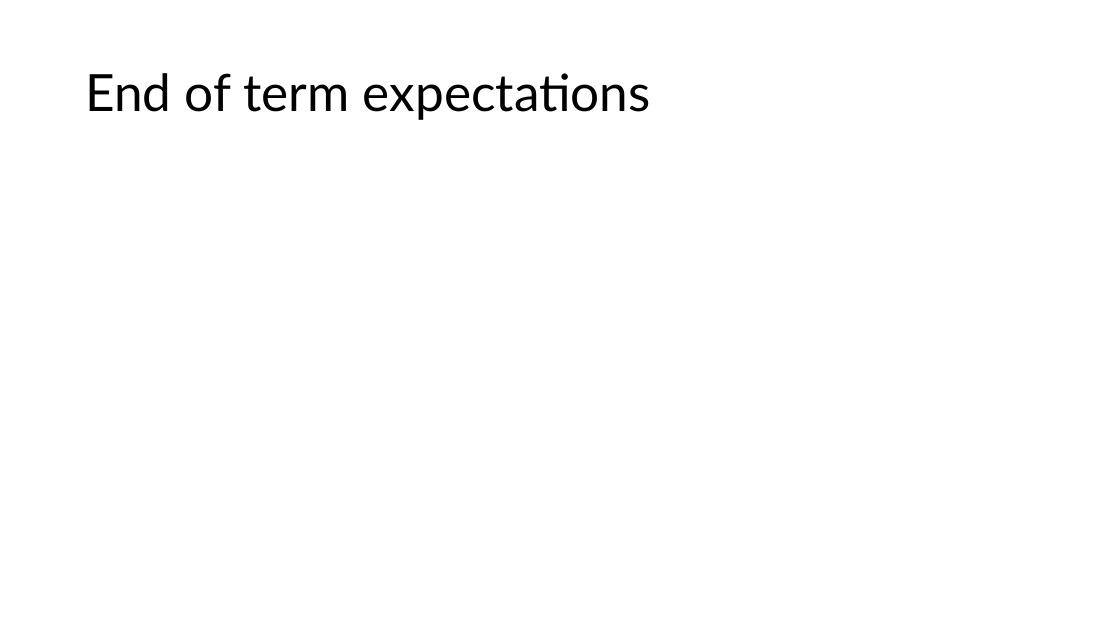
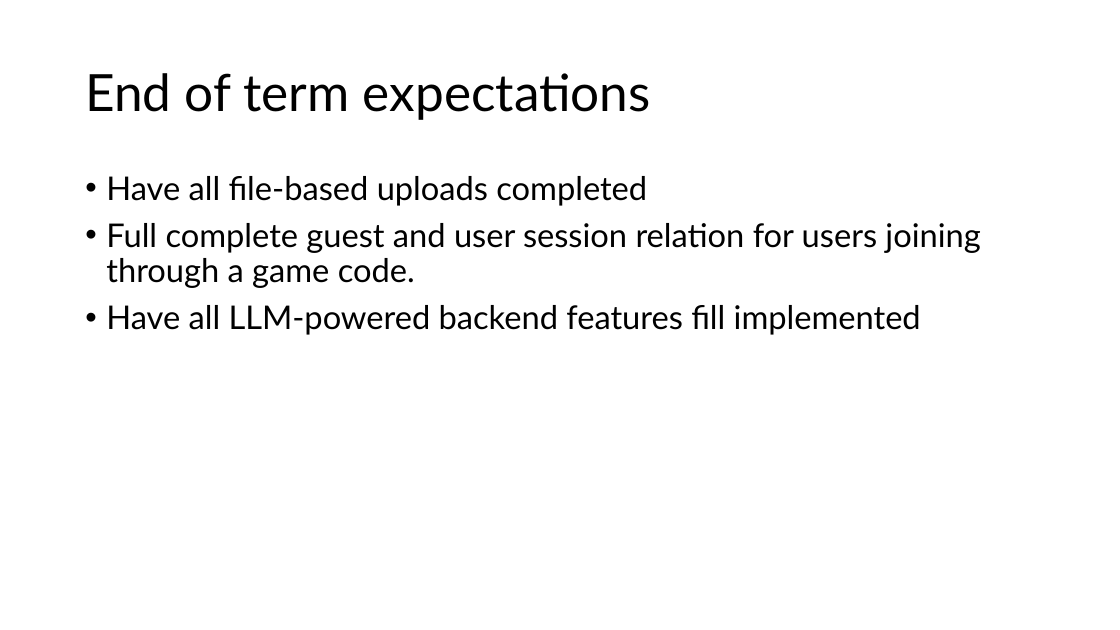
Before and after one commit to HDTHREE/bintrong_game, a slide deck: slide 10 of design_presentation.pptx (slide 8 before the commit). Drawn at 1120x630 pixels with LibreOffice and Linux fonts; fonts in the diff are those of the drawing. Boxes give left, top, right and bottom in pixels: in the first picture for what was removed or moved away, otherwise in the second. Text is boxed around its words. In the diff, an @@ line names an element or a change of style, - is before the commit and + after.

```diff
--- a/design_presentation.pptx
+++ b/design_presentation.pptx
@@ text added at bbox=[106, 176, 980, 335], 28 pt, text #000000 @@
+• Have all file-based uploads completed
+• Full complete guest and user session relation for users joining through a game code.
+• Have all LLM-powered backend features fill implemented
```
Also in this commit, not shown: 3 other slides changed, 5 slides added, 3 slides removed, 1 other file.
